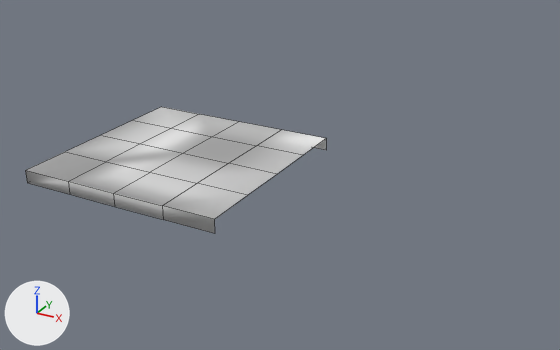
An edit to the Blender file Content/Placeable/RoadModule/D1/D1.blend, drawn before and after from the same camera.
Both versions are drawn from a 50 mm lens placed at (20.15, -21.88, 10.93), pointed at (8.34, -0.39, 0.19). The lights are fixed; the arrows at lower left show +X, +Y and +Z. Mesh edges are drawn as thin lines.

Objects in the first picture: 'road'.
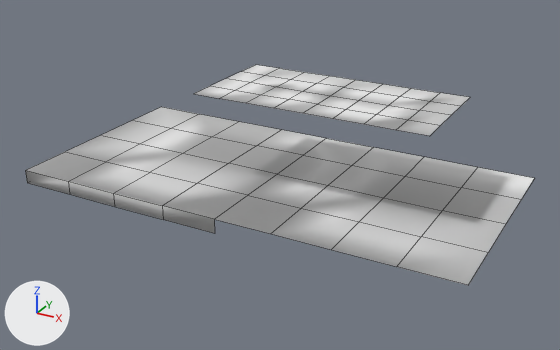
Patch to the scene script:
```diff
--- a/Content/Placeable/RoadModule/D1/D1.blend.py
+++ b/Content/Placeable/RoadModule/D1/D1.blend.py
@@ me_transform5 @@
 # used by ob_road; location = (0.0, 0.0, 0.0); rotation_euler = (1.571, 0.0, 0.0), in degrees (90, 0, 0); scale = (0.01, 0.01, 0.01)
 # verts and faces of me_transform5; kept vertices keep their numbers, new ones are numbered from 38
 # before: 1 (800.0, 0.0, 400.0) at pixel (214, 219), 6 (800.0, 0.0, -400.0) at pixel (326, 138), 11 (800.0, 0.0, -200.0) at pixel (303, 155), 12 (800.0, 0.0, 0.0) at pixel (277, 174), 13 (800.0, 0.0, 200.0) at pixel (247, 195)
-me_transform5.from_pydata(...)  # 38 vertices, 28 faces; spans x 0.0..800.0, y -50.0..0.0, z -400.0..400.0
+me_transform5.from_pydata(...)  # 103 vertices, 76 faces; spans x 0.0..1600.0, y -50.0..319.0, z -400.0..400.0
+# me_transform5 part 1: a new loose piece of 45 vertices spanning x 600.0..1400.0, y 319.0, z -200.0..200.0, in mat_road (its picture is missing)
+# me_transform5 part 2
+for new, old in zip([*range(38, 43)], [1, 6, 11, 12, 13]): verts[new] = verts[old] + (200.0, 0.0, 0.0)
+for new, old in zip([*range(43, 48)], [*range(38, 43)]): verts[new] = verts[old] + (200.0, 0.0, 0.0)
+for new, old in zip([*range(48, 53)], [*range(43, 48)]): verts[new] = verts[old] + (200.0, 0.0, 0.0)
+for new, old in zip([*range(53, 58)], [*range(48, 53)]): verts[new] = verts[old] + (200.0, 0.0, 0.0)
+faces += [(44, 45, 50, 49), (1, 38, 42, 13), (11, 12, 41, 40), (12, 13, 42, 41), (51, 52, 57, 56), (46, 47, 52, 51)]
+faces += [(41, 42, 47, 46), (50, 51, 56, 55), (45, 46, 51, 50), (39, 40, 45, 44), (49, 50, 55, 54), (48, 53, 57, 52)]
+faces += [(43, 48, 52, 47), (38, 43, 47, 42), (40, 41, 46, 45), (6, 11, 40, 39)]
 me_transform5.materials.append(mat_road)
```

What differs and where, as boxes (x1, y1, x2, y2) in the pictures (560 x 350 px):
'road', reshaped (69% wider, 74% taller)
    before: (26, 107, 326, 233)
    after: (26, 65, 534, 285)
part 1 of me_transform5, added
    after: (194, 65, 470, 136)
part 2 of me_transform5, added
    after: (215, 138, 534, 285)
